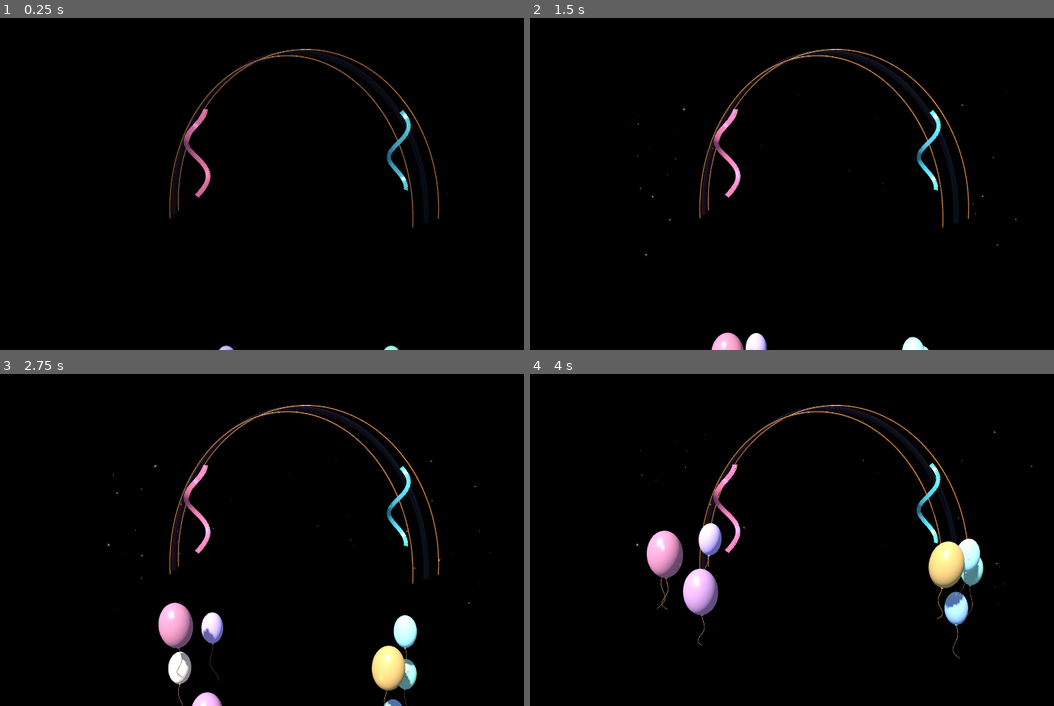
Above: before the commit, frames 1-4 (two rows, left to right).
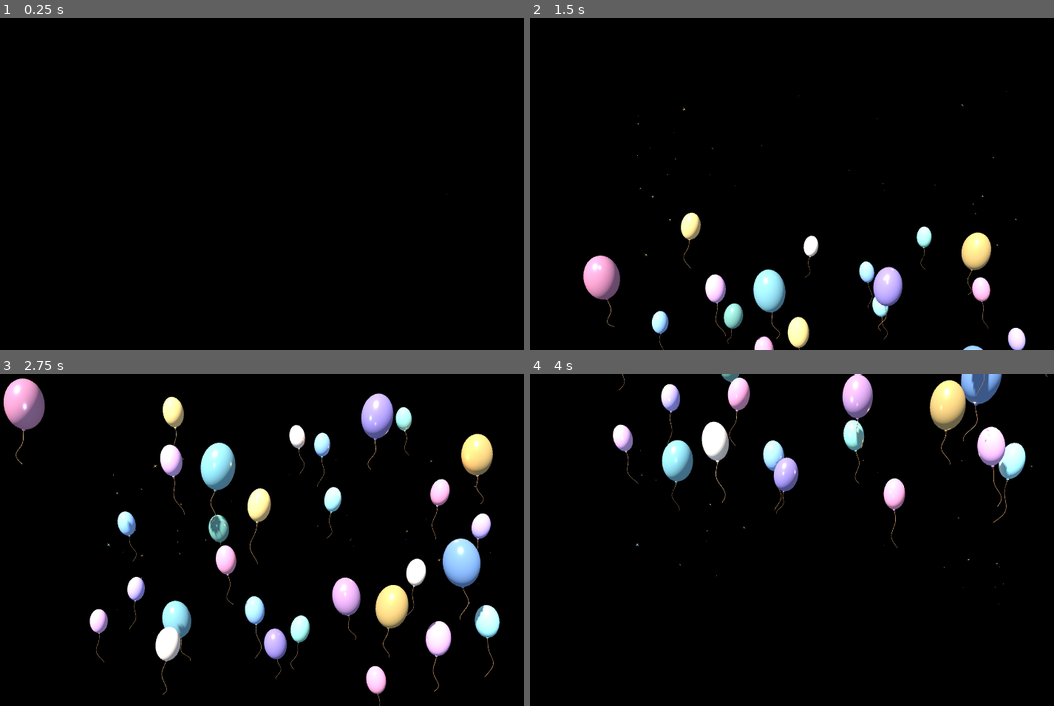
Above: after the commit, the same moments.

Repository: luo8862818-creator/magic_desktop
Game: Godot game, scene res://scenes/main.tscn
The game is run twice, just before and just after one commit, with the same random seed, the same clock (stepped at 60 frames per second) and the same inputs.
Inputs (mouse positions are in pixels of both pictures, inside the frame that each line leads up to):
- Up to frame 1 (0.25 s): no input
- Up to frame 2 (1.5 s): move the mouse to (954, 167) at 0.52 s; click (954, 167) at 0.67 s; drag from (708, 200) to (797, 250) at 1.27 s
- Up to frame 3 (2.75 s): move the mouse to (356, 466) at 2.02 s; click (356, 466) at 2.17 s
- Up to frame 4 (4 s): drag from (797, 606) to (650, 490) at 2.77 s; move the mouse to (1001, 589) at 3.52 s; click (1001, 589) at 3.67 s

The runs differ from the first frame. In frame 1, 1.7% of the frame differs, in the area x 32-84%, y 9-100%; in frame 2, 7.4%; in frame 3, 16%, in the area x 0-96%, y 1-100%; in frame 4, 12%.

Commit message:
Send a full wave of balloons across the screen before revealing the cake

Diff:
--- a/engine/scripts/main.gd
+++ b/engine/scripts/main.gd
@@ -3,6 +3,9 @@
 const DEFAULT_PORT := 49261
 const WINDOW_WIDTH := 1120
 const WINDOW_HEIGHT := 630
+const BALLOON_WAVE_END := 5.90
+const BALLOON_LANES := 10
+const BALLOON_COUNT := 30
 
 var udp := PacketPeerUDP.new()
 var export_mode := false
@@ -33,7 +36,7 @@
 var backdrop_material: ShaderMaterial
 var balloon_nodes: Array[Node3D] = []
 var balloon_base_x: Array[float] = []
-var balloon_phases: Array[float] = []
+var balloon_flights: Array[Vector2] = []
 
 
 func _ready() -> void:
@@ -80,16 +83,17 @@
 
 func _animate_scene(time: float, delta: float) -> void:
     var intro := smoothstep(0.0, 1.6, time)
-    var platform_lift := smoothstep(4.25, 7.15, time)
-    var focus := smoothstep(5.0, 7.8, time)
-    var reveal := smoothstep(8.15, 10.65, time)
+    var platform_lift := smoothstep(BALLOON_WAVE_END, 8.10, time)
+    var focus := smoothstep(6.65, 8.25, time)
+    var reveal := smoothstep(8.55, 10.45, time)
     birthday_label.modulate.a = reveal
     birthday_label.position.y = 2.14 + reveal * 0.15
     softbox.light_energy = 0.17 + 0.37 * intro + 0.16 * focus
     warm_rim.light_energy = 0.22 + 0.66 * focus
     backdrop_material.set_shader_parameter("arrival", intro)
     # The porcelain stand and its companions travel with the stage lift.
-    cake_platform.position.y = lerpf(-5.2, 0.0, platform_lift)
+    cake_platform.visible = time >= BALLOON_WAVE_END
+    cake_platform.position.y = lerpf(-8.5, 0.0, platform_lift)
     cake_root.rotate_y(deg_to_rad(rotation_speed_degrees) * delta)
     mascot_root.rotation.x = 0.03 * sin(time * 1.5)
     mascot_root.rotation.y = -0.24 + 0.06 * sin(time * 0.92)
@@ -111,7 +115,7 @@
         star.rotation.z = phase + drift * 0.15
         star.scale = Vector3.ONE * maxf(0.0001, intro * star_sizes[index] * twinkle)
 
-    var ribbon_time := maxf(0.0, time - 3.0)
+    var ribbon_time := maxf(0.0, time - BALLOON_WAVE_END)
     var motion := smoothstep(0.0, 2.0, ribbon_time)
     for index in range(streamers.size()):
         var phase := float(index) * 1.6
@@ -120,15 +124,17 @@
 
     for index in range(balloon_nodes.size()):
         var balloon := balloon_nodes[index]
-        var phase := balloon_phases[index]
-        var lift := smoothstep(0.35 + phase, 4.45 + phase * 0.78, time)
-        var spread := smoothstep(1.5 + phase * 0.20, 4.8 + phase * 0.24, time)
-        var height := 0.25 + floorf(float(index) * 0.5) * 0.51
-        balloon.position.y = lerpf(-4.1, height, lift)
-        balloon.position.x = balloon_base_x[index] * lerpf(0.61, 1.0, spread)
-        balloon.position.x += 0.14 * lift * sin(time * (0.67 + phase * 0.12) + phase)
-        balloon.rotation.z = 0.16 * lift * sin(time * 0.81 + phase * 2.0)
-        balloon.rotation.y = 0.28 * lift * sin(time * 0.61 + float(index))
+        var flight := balloon_flights[index]
+        balloon.visible = time >= flight.x and time < minf(flight.y, BALLOON_WAVE_END)
+        if not balloon.visible:
+            continue
+        var age := time - flight.x
+        var lift := age / (flight.y - flight.x)
+        var phase := float(index) * 2.39
+        balloon.position.y = lerpf(-5.0, 6.8, lift)
+        balloon.position.x = balloon_base_x[index] + 0.25 * sin(age * 1.9 + phase)
+        balloon.rotation.z = 0.16 * sin(age * 1.7 + phase)
+        balloon.rotation.y = 0.28 * sin(age * 1.3 + phase)
 
 
 func _setup_environment() -> void:
@@ -663,7 +669,7 @@
     if material is StandardMaterial3D:
         var ribbon_material := material as StandardMaterial3D
         ribbon_material.cull_mode = BaseMaterial3D.CULL_DISABLED
-    add_child(ribbon)
+    cake_platform.add_child(ribbon)
     streamers.append(ribbon)
 
 
@@ -878,15 +884,20 @@
         Color("#e9b8ef"),
         Color("#9ec8ff"),
     ]
-    var x_positions: Array[float] = [-3.42, 3.16, -2.71, 2.67, -3.63, 3.71, -2.72, 3.22]
-
-    for index in range(colors.size()):
+    for index in range(BALLOON_COUNT):
+        var lane := index % BALLOON_LANES
+        var cohort := floorf(float(index) / float(BALLOON_LANES))
+        var x := lerpf(-3.9, 3.9, float(lane) / float(BALLOON_LANES - 1))
+        x += rng.randf_range(-0.27, 0.27)
+        var departure := 0.08 + cohort * 0.63 + rng.randf_range(0.0, 0.52)
+        var arrival := minf(departure + rng.randf_range(3.65, 4.35), BALLOON_WAVE_END)
         var root := Node3D.new()
         root.name = "RisingBalloon_%02d" % index
-        root.position = Vector3(x_positions[index], -2.65, -0.9 - float(index % 3) * 0.58)
+        root.position = Vector3(x, -5.0, rng.randf_range(-2.35, 0.48))
+        root.scale = Vector3.ONE * rng.randf_range(0.64, 1.03)
         add_child(root)
 
-        var color: Color = colors[index]
+        var color: Color = colors[(index * 3 + int(cohort)) % colors.size()]
         var balloon_material := _make_material(color, 0.04, 0.22, color * 0.10, 0.08)
 
         balloon_material.metallic = 0.40 if index % 3 == 0 else 0.04
@@ -921,8 +932,8 @@
         _add_tube(root, "CurledSilkTether", tether, 0.006, _make_material(Color("#ba936b"), 0.42, 0.45))
 
         balloon_nodes.append(root)
-        balloon_base_x.append(x_positions[index])
-        balloon_phases.append(float(index) * 0.26)
+        balloon_base_x.append(x)
+        balloon_flights.append(Vector2(departure, arrival))
 
 
 func _add_stage() -> void:
@@ -956,7 +967,7 @@
                 -0.93 + sin(angle) * (3.89 + float(index) * 0.10),
                 -2.85 - float(index) * 0.39 + cos(angle) * 0.41
             ))
-        _add_tube(self, "GalleryArch_%d" % index, path, 0.058 if index == 1 else 0.014, crystal if index == 1 else brass)
+        _add_tube(cake_platform, "GalleryArch_%d" % index, path, 0.058 if index == 1 else 0.014, crystal if index == 1 else brass)
 
 
 func _add_tube(parent: Node3D, title: String, path: Curve3D, radius: float, material: Material) -> void:
